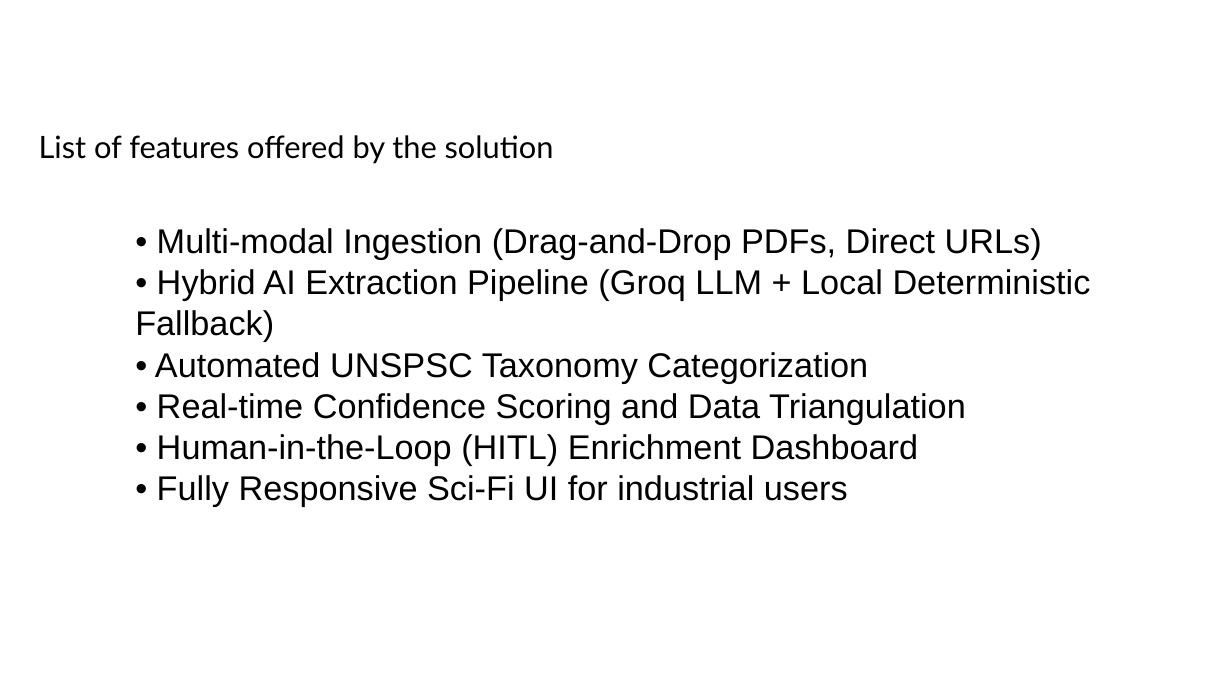
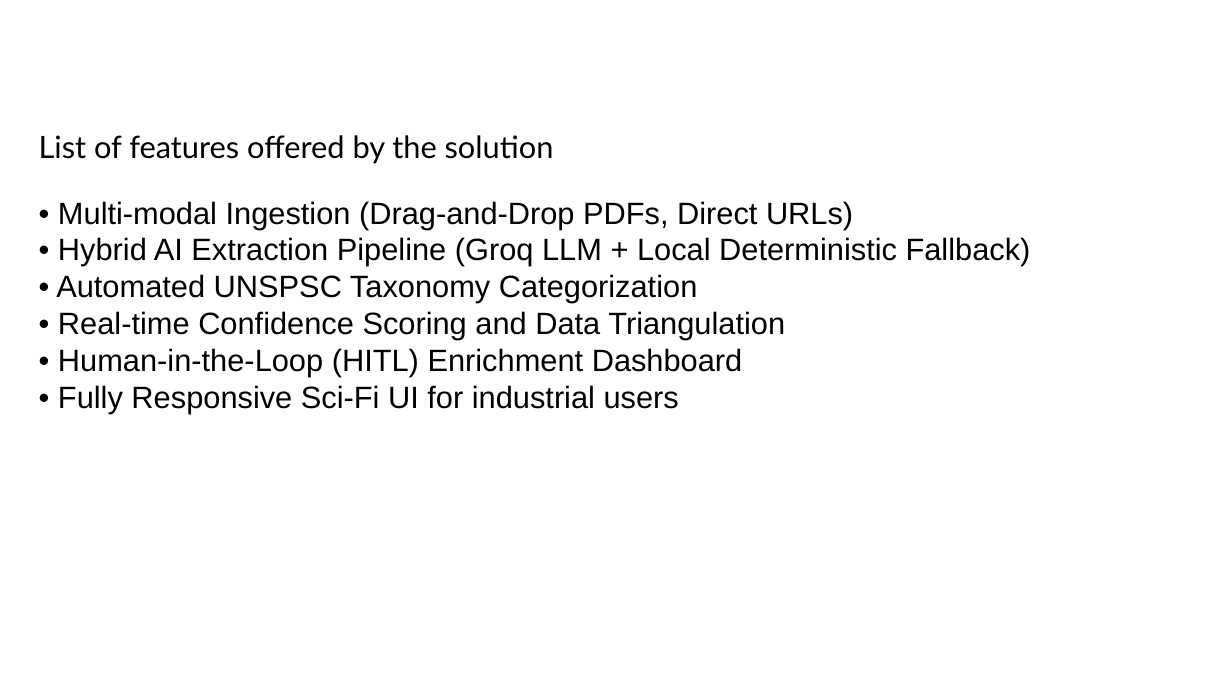
Before and after one commit to Abhi666-max/OmniSpec, a slide deck: slide 5 of Final_OmniSpec_Presentation.pptx. Drawn at 1232x693 pixels with LibreOffice and Linux fonts; fonts in the diff are those of the drawing; background and template pictures are left out. Boxes give left, top, right and bottom in pixels: in the first picture for what was removed or moved away, otherwise in the second. Text is boxed around its words. In the diff, an @@ line names an element or a change of style, - is before the commit and + after.

Commit message:
Fix presentation text overlap and image bounding boxes

```diff
--- a/Final_OmniSpec_Presentation.pptx
+++ b/Final_OmniSpec_Presentation.pptx
@@ text at (x1=56, y1=201, x2=1031, y2=414): paragraph added @@
+• Multi-modal Ingestion (Drag-and-Drop PDFs, Direct URLs)
+• Hybrid AI Extraction Pipeline (Groq LLM + Local Deterministic Fallback)
+• Automated UNSPSC Taxonomy Categorization
+• Real-time Confidence Scoring and Data Triangulation
+• Human-in-the-Loop (HITL) Enrichment Dashboard
+• Fully Responsive Sci-Fi UI for industrial users
@@ text removed at (x1=135, y1=228, x2=1091, y2=506) @@
-• Multi-modal Ingestion (Drag-and-Drop PDFs, Direct URLs)
-• Hybrid AI Extraction Pipeline (Groq LLM + Local Deterministic Fallback)
-• Automated UNSPSC Taxonomy Categorization
-• Real-time Confidence Scoring and Data Triangulation
-• Human-in-the-Loop (HITL) Enrichment Dashboard
-• Fully Responsive Sci-Fi UI for industrial users
```
Also in this commit, not shown: 12 other slides changed, 3 other files.
